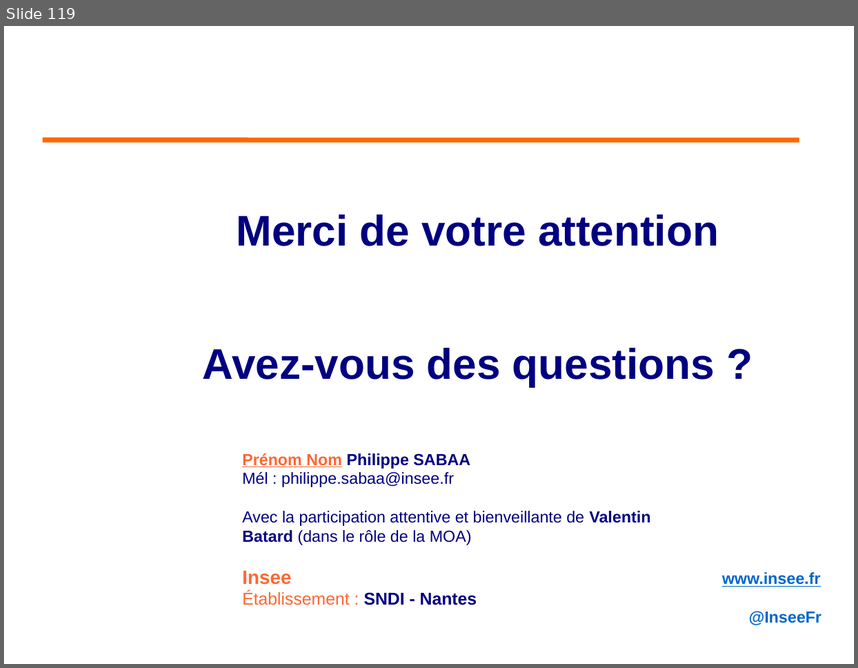
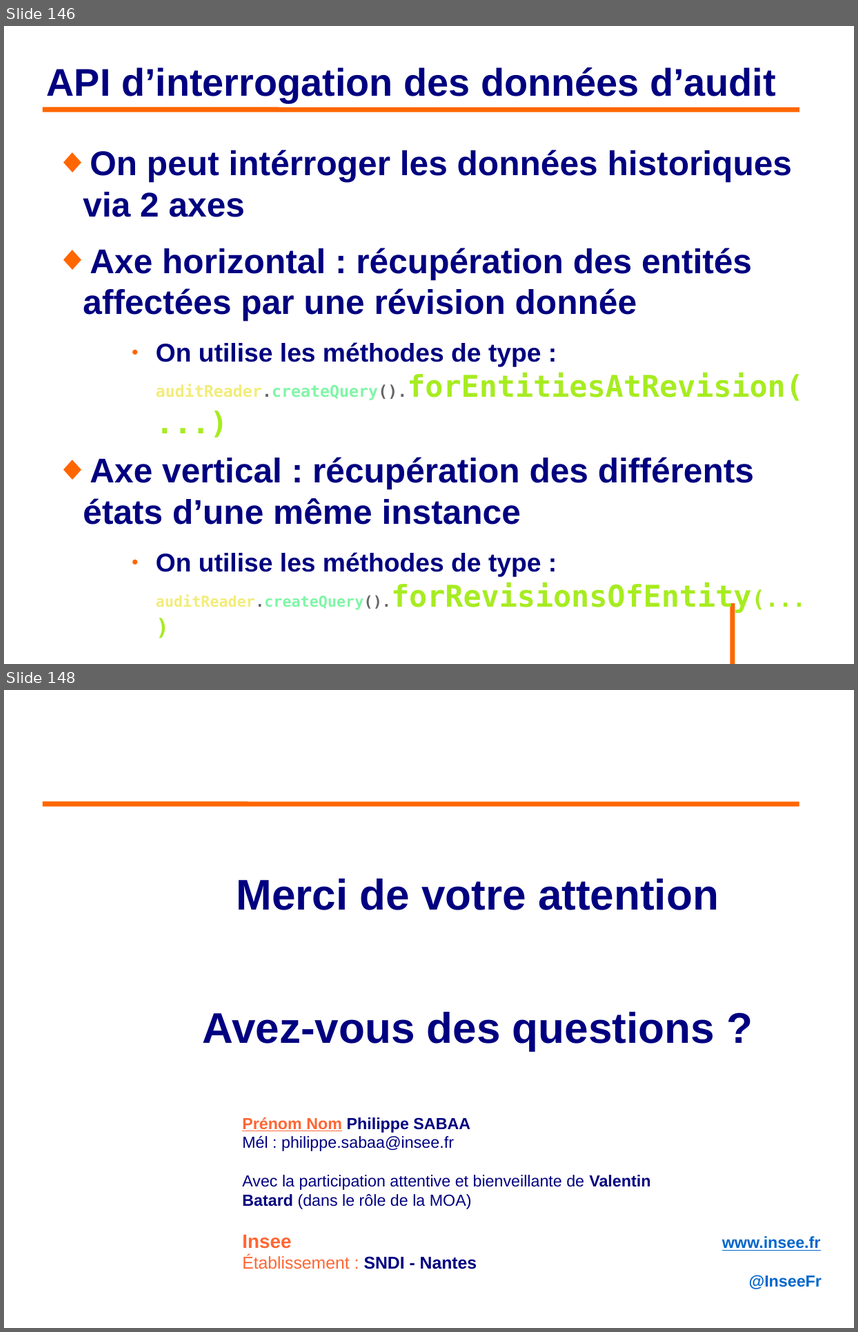
Before and after one commit to philphils/formation-hibernate-avancee, a slide deck: Documentation/diapo_formation_hibernate_avancee.odp. Shown one above the other, each under a label of ours: slide 119 before the commit, slides 146 and 148 after it; the slides between them are not shown. The pictures are 858x668 and 858x1332 pixels, drawn with LibreOffice and Linux fonts; fonts in the diff are those of the drawing; background and template pictures are left out. Boxes give left, top, right and bottom in pixels: in the first picture for what was removed or moved away, otherwise in the second. Text is boxed around its words. In the diff, an @@ line names an element or a change of style, - is before the commit and + after.

```diff
--- a/Documentation/diapo_formation_hibernate_avancee.odp
+++ b/Documentation/diapo_formation_hibernate_avancee.odp
@@ slide 146 added at (x1=4, y1=26, x2=854, y2=664), background #FFFFFF @@
@@ title added at (x1=47, y1=67, x2=776, y2=103), 36 pt, text #000080, bold @@
+API d’interrogation des données d’audit
@@ line added from (43, 109) to (800, 109), #FF6600 4.54 pt @@
@@ text added at (x1=83, y1=150, x2=804, y2=577), 32 pt, text #000080, bold @@
+◆ On peut intérroger les données historiques via 2 axes
+◆ Axe horizontal : récupération des entités affectées par une révision donnée
+    ● On utilise les méthodes de type : auditReader.createQuery().forEntitiesAtRevision(...)
+◆ Axe vertical : récupération des différents états d’une même instance
+    ● On utilise les méthodes de type : auditReader.createQuery().forRevisionsOfEntity(...)
@@ line added from (733, 603) to (733, 664), #FF6600 4.54 pt @@
@@ what was slide 119 is now slide 148 @@
```
Also in this commit, not shown: 28 other slides added.
